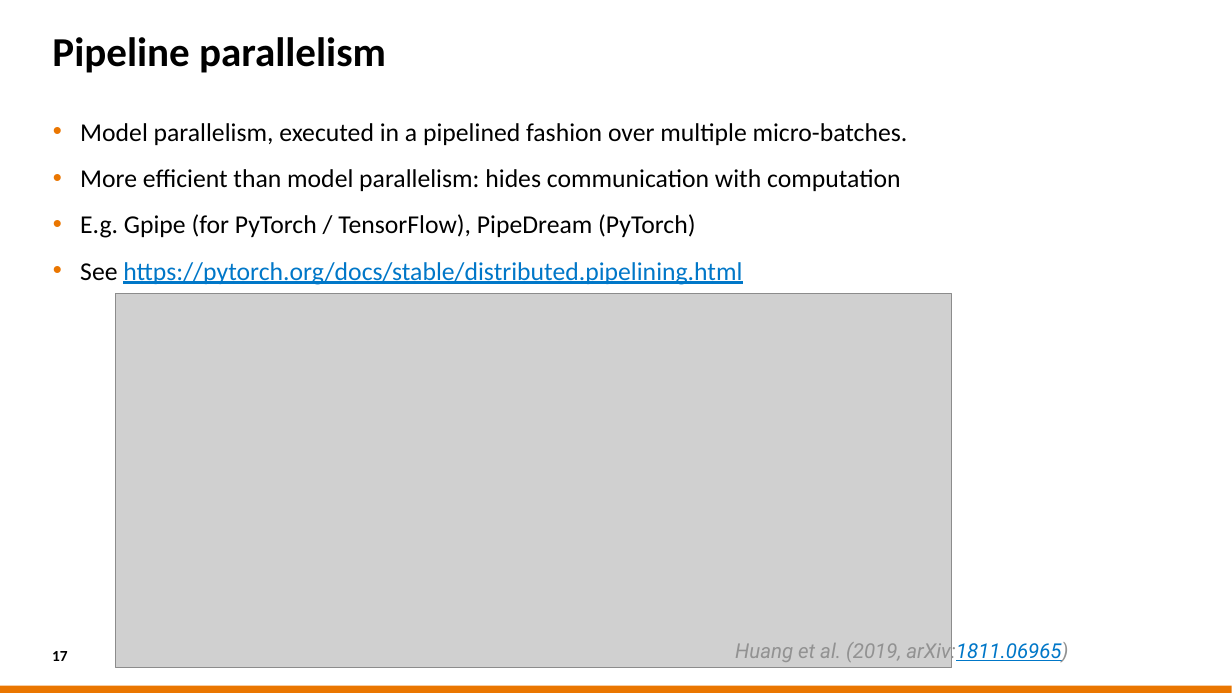
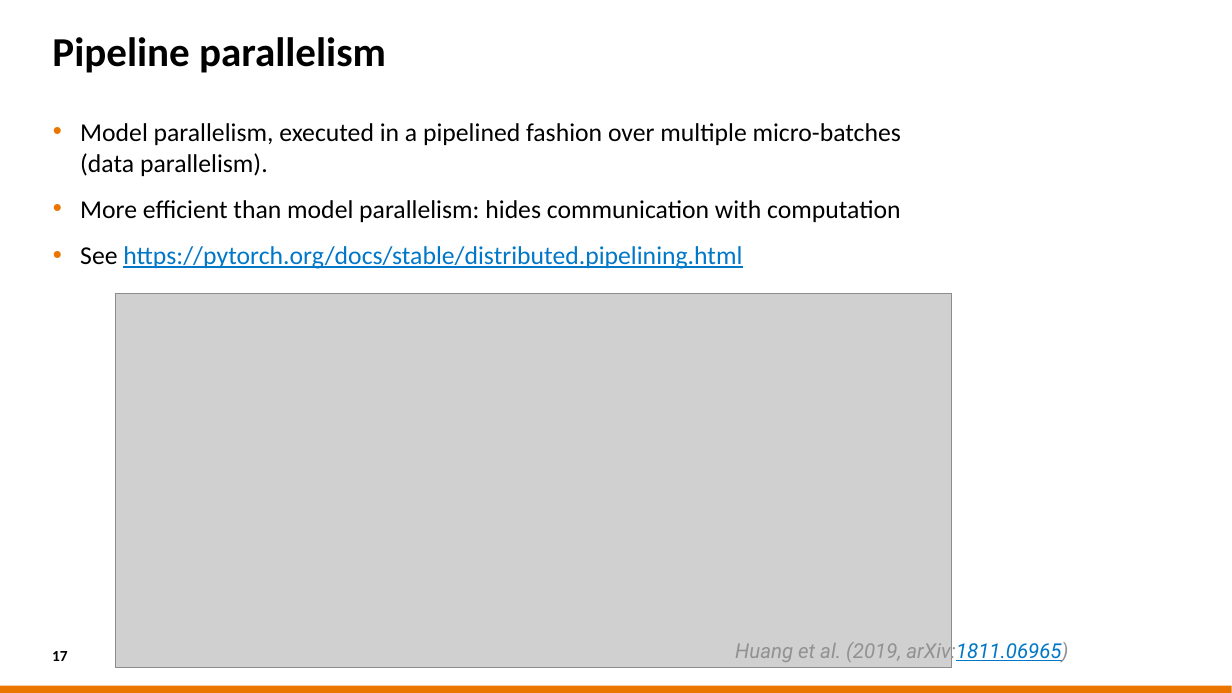
Before and after one commit to sara-nl/HPML-course-materials, a slide deck: slide 17 of Day2/slides/Parallel_Computing_for_DL.pptx. Drawn at 1232x693 pixels with LibreOffice and Linux fonts; fonts in the diff are those of the drawing; grey boxes stand for pictures; background and template pictures are left out. Boxes give left, top, right and bottom in pixels: in the first picture for what was removed or moved away, otherwise in the second. Text is boxed around its words. In the diff, an @@ line names an element or a change of style, - is before the commit and + after.

```diff
--- a/Day2/slides/Parallel_Computing_for_DL.pptx
+++ b/Day2/slides/Parallel_Computing_for_DL.pptx
@@ text at [80,123,901,176]: text changed @@
-• Model parallelism, executed in a pipelined fashion over multiple micro-batches.
+• Model parallelism, executed in a pipelined fashion over multiple micro-batches (data parallelism).
@@ text at [80,214,695,238]: paragraph removed @@
-• E.g. Gpipe (for PyTorch / TensorFlow), PipeDream (PyTorch)
```
Also in this commit, not shown: 1 other slide changed, 2 other files.
